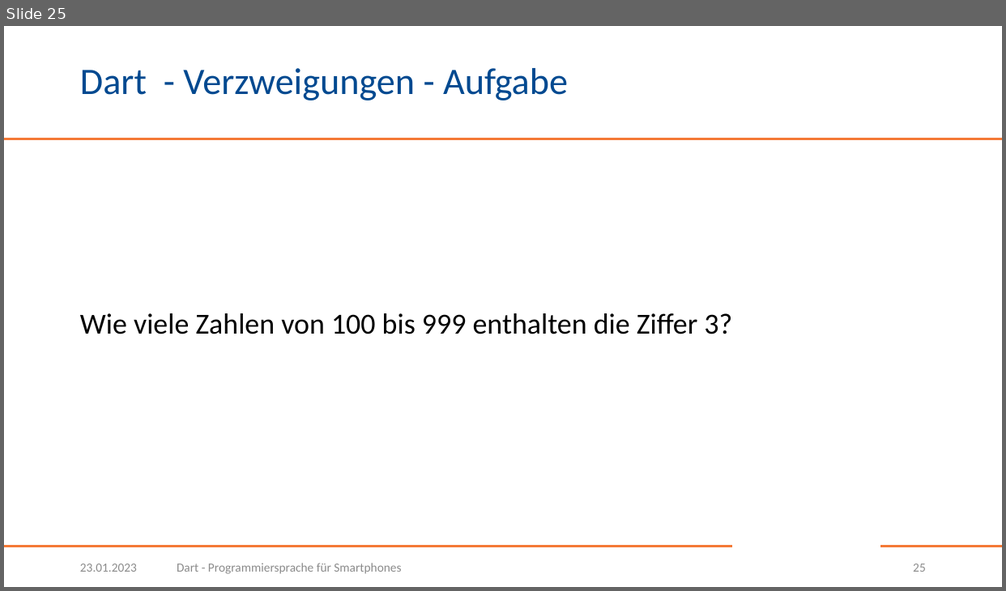
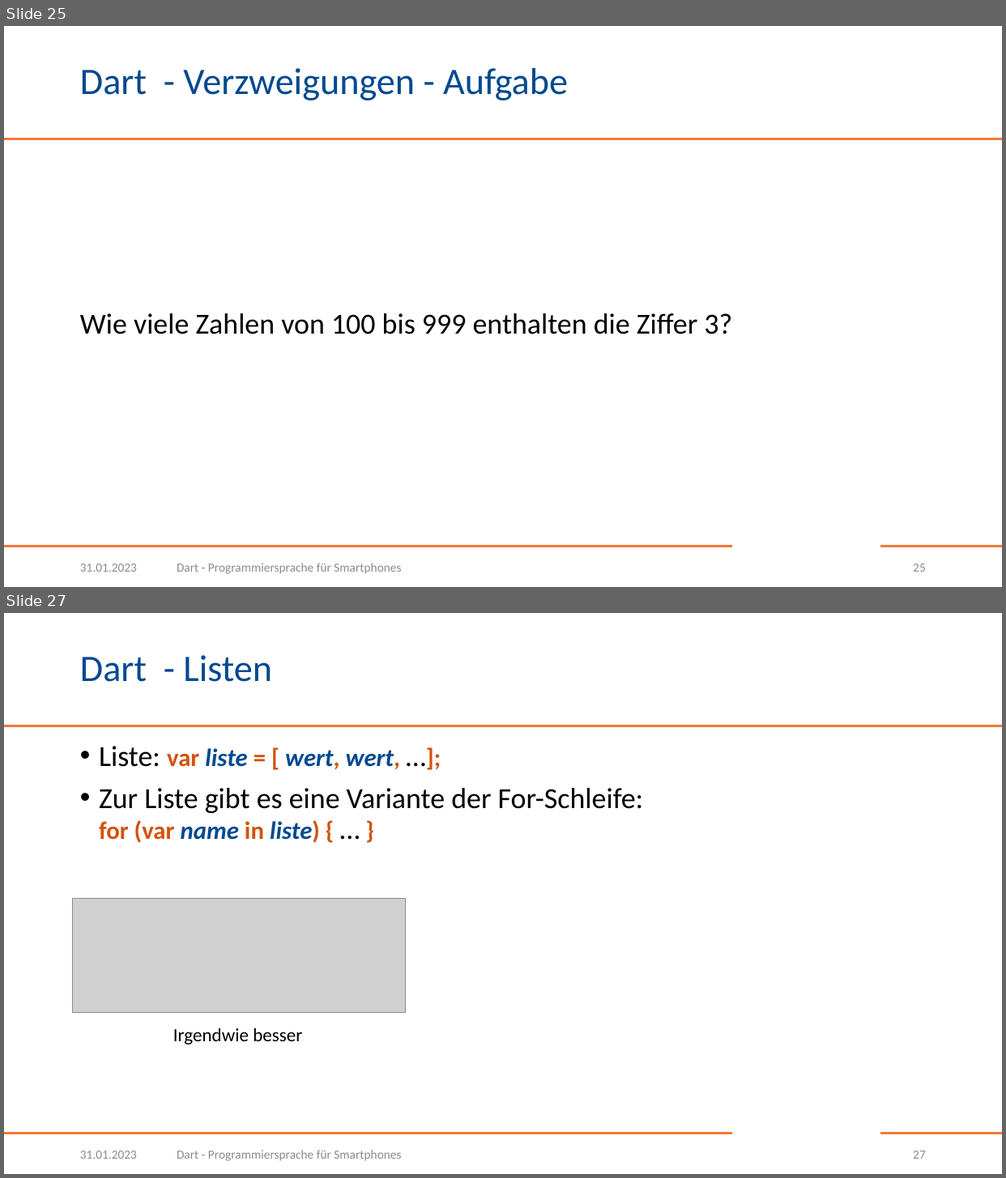
Before and after one commit to BogyMitutoyoCTL/DecisionMakingApp, a slide deck: presentations/Dart.pptx. Shown one above the other, each under a label of ours: slide 25 before the commit, slides 25 and 27 after it; the slides between them are not shown. The pictures are 1006x591 and 1006x1178 pixels, drawn with LibreOffice and Linux fonts; fonts in the diff are those of the drawing; grey boxes stand for pictures; background and template pictures are left out. Boxes give left, top, right and bottom in pixels: in the first picture for what was removed or moved away, otherwise in the second. Text is boxed around its words. In the diff, an @@ line names an element or a change of style, - is before the commit and + after.

Commit message:
Add slides 26-32 about lists

```diff
--- a/presentations/Dart.pptx
+++ b/presentations/Dart.pptx
@@ slide 27 added at box(4, 613, 1002, 1174), background #FFFFFF; not listed: 3 template elements that a slide beside it also shows @@
@@ title added at box(80, 655, 272, 682), 36 pt, text #004990 @@
+Dart - Listen
@@ text added at box(99, 746, 644, 843), 28 pt, text #000000 @@
+• Liste: var liste = [ wert, wert, …];
+• Zur Liste gibt es eine Variante der For-Schleife:
+  for (var name in liste) { … }
@@ picture added at box(73, 899, 405, 1013) @@
@@ text added at box(173, 1029, 302, 1045), 18 pt, text #000000 @@
+Irgendwie besser
@@ text added at box(80, 1151, 137, 1159), 12 pt, text #8C8C8C @@
+31.01.2023
@@ text added at box(177, 1150, 401, 1161), 12 pt, text #8C8C8C @@
+Dart - Programmiersprache für Smartphones
@@ page number added at box(913, 1151, 926, 1159), 12 pt, text #8C8C8C @@
+27
@@ slide 25 changed as well @@
@@ text at box(80, 564, 137, 572): text changed @@
-23.01.2023
+31.01.2023
```
Also in this commit, not shown: 24 other slides changed, 6 other slides added.
